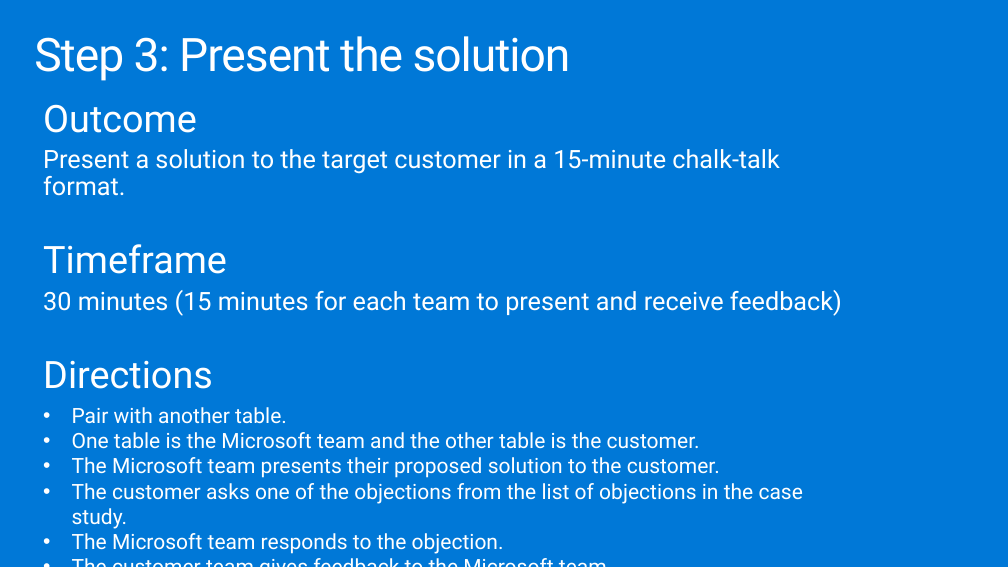
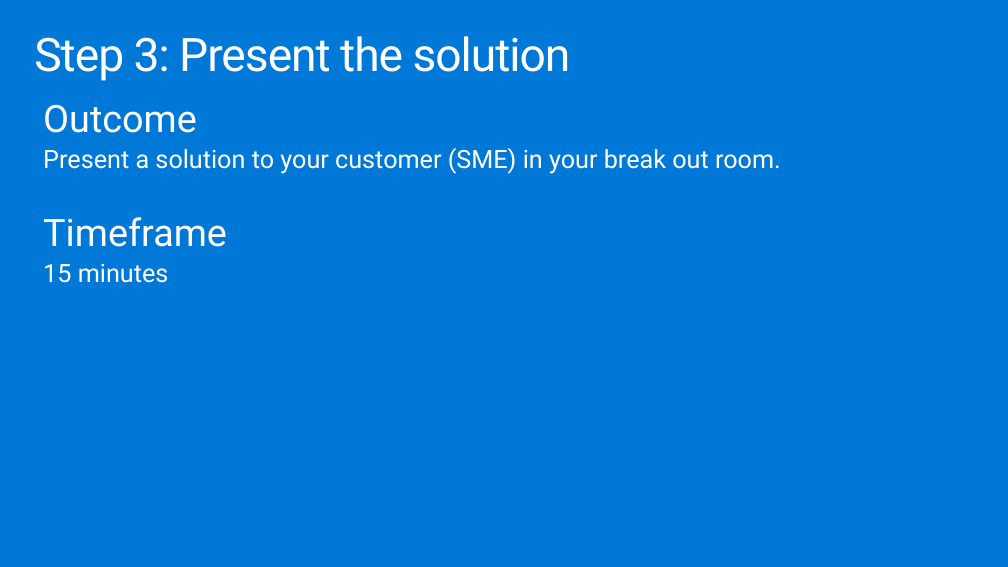
Before and after one commit to joelhulen/MCW-Azure-Synapse-Analytics-end-to-end-solution, a slide deck: slide 20 of Whiteboard design session/WDS trainer presentation - Azure Synapse Analytics end-to-end solution.pptx (slide 15 before the commit). Drawn at 1008x567 pixels with LibreOffice and Linux fonts; fonts in the diff are those of the drawing. Boxes give left, top, right and bottom in pixels: in the first picture for what was removed or moved away, otherwise in the second. Text is boxed around its words. In the diff, an @@ line names an element or a change of style, - is before the commit and + after.

```diff
--- a/Whiteboard design session/WDS trainer presentation - Azure Synapse Analytics end-to-end solution.pptx
+++ b/Whiteboard design session/WDS trainer presentation - Azure Synapse Analytics end-to-end solution.pptx
@@ text at (43,148,781,174): text changed @@
-Present a solution to the target customer in a 15-minute chalk-talk format.
+Present a solution to your customer (SME) in your break out room.
@@ text at (43,264,169,283): text changed; size 20 to 24 pt @@
-30 minutes (15 minutes for each team to present and receive feedback)
-Directions
-• Pair with another table.
-• One table is the Microsoft team and the other table is the customer.
-• The Microsoft team presents their proposed solution to the customer.
-• The customer asks one of the objections from the list of objections in the case study.
-• The Microsoft team responds to the objection.
-• The customer team gives feedback to the Microsoft team.
+15 minutes
```
Also in this commit, not shown: 3 other slides changed, 13 slides added.
